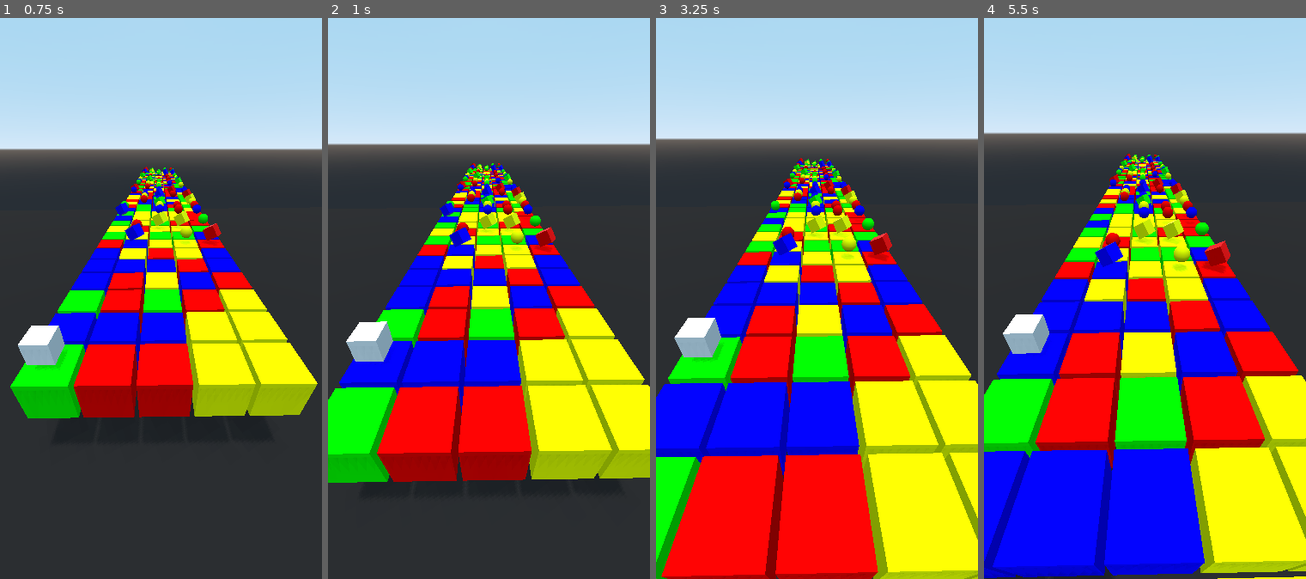
Above: before the commit, frames 1-4 (left to right).
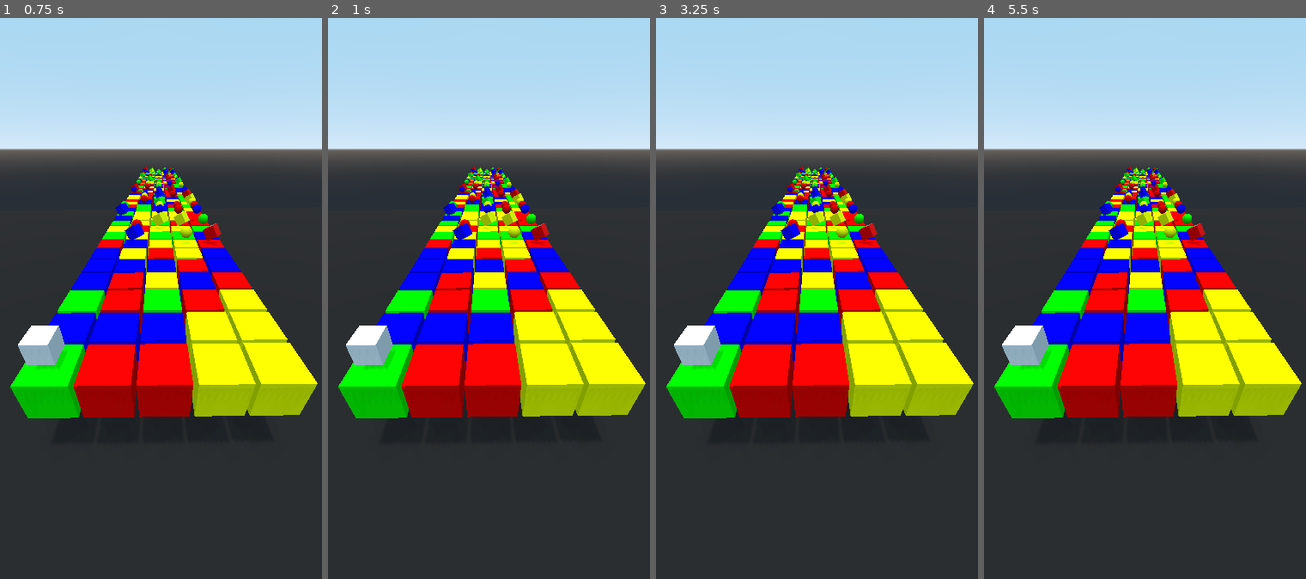
Above: after the commit, the same moments.

Repository: stevets/CSpike
Game: Godot game, scene res://Scenes/main.tscn
Two runs of this game, one before a commit and one after it. Both use one fixed random seed, a clock stepped at 60 frames per second and the inputs below.
Inputs (mouse positions are in pixels of both pictures, inside the frame that each line leads up to):
- Up to frame 1 (0.75 s): tap Enter at 0.5 s; move the mouse to (231, 264) at 0.52 s; hold Right (ui_right) from 0.53 s (still down); click (231, 264) at 0.67 s
- Up to frame 2 (1 s): keep holding Right (ui_right)
- Up to frame 3 (3.25 s): tap Space at 1.25, 2.75 s; move the mouse to (752, 320) at 1.27 s; release Right (ui_right) at 1.28 s; hold Down (ui_down) 1.28-2.03 s; tap Enter at 2 s; move the mouse to (849, 163) at 2.02 s; hold Right (ui_right) 2.03-2.78 s; move the mouse to (800, 405) at 2.77 s; hold Up (ui_up) from 2.78 s (still down); click (800, 405) at 2.92 s
- Up to frame 4 (5.5 s): tap Enter at 3.5 s; move the mouse to (1241, 377) at 3.52 s; release Up (ui_up) at 3.53 s; hold Left (ui_left) 3.53-5.03 s; tap Space at 4.25 s; move the mouse to (1048, 208) at 4.27 s; move the mouse to (1161, 292) at 5.02 s; hold Down (ui_down) from 5.03 s (still down); click (1161, 292) at 5.17 s

Frame 1 is identical in both runs. In frame 2, 32% of the frame differs, in the area x 0-100%, y 22-83%; in frame 3, 54%; in frame 4, 56%, in the area x 0-100%, y 20-100%.

Commit message:
swipeup
-added swipeup detection
-removed player to move and destroy rays by click
- separated them

Diff:
--- a/Scenes/main.tscn
+++ b/Scenes/main.tscn
@@ -100,7 +100,7 @@
 material/0 = null
 [connection signal="click" from="." to="Player" method="_on_Main_click"]
 [connection signal="swiped" from="." to="Player" method="_on_Main_swiped"]
+[connection signal="swipedup" from="." to="Player" method="_on_Main_swipedup"]
+[connection signal="destroy" from="Player" to="gem" method="_on_Player_destroy"]
+[connection signal="destroy" from="Player" to="pyramid" method="_on_Player_destroy"]
 [connection signal="destroy" from="Player" to="ball" method="_on_Player_destroy"]
-[connection signal="destroy" from="Player" to="pyramid" method="_on_Player_destroy"]
-[connection signal="destroy" from="Player" to="gem" method="_on_Player_destroy"]
-[connection signal="playermove" from="Player" to="." method="_on_Player_playermove"]
--- a/SciptsToMoveCharacter/ActualPlayer.gd
+++ b/SciptsToMoveCharacter/ActualPlayer.gd
@@ -1,7 +1,7 @@
 extends KinematicBody
 
 signal destroy(objID)
-signal playermove()
+
 var res = false
 
 var red = ColorN("red", 1)
@@ -33,6 +33,8 @@
 			#print("before right: ", playerpos)
 			ply.global_translate(Vector3(dx, 0, 0)) #move character to the right
 			#print("after right: ", ply.get_global_transform().origin.x)
+
+
 	#print(ply.get_global_transform().origin.x)
 	#print("x = ",originx," y = ", originy," z = ", originz)
 #	space_state = get_world().direct_space_state
@@ -74,12 +76,18 @@
 				print(result.collider)
 				var objID = result.collider
 				emit_signal("destroy", objID)
-				emit_signal("playermove")
-			elif abs(ply.get_global_transform().origin.z-result.position.z) > 2:
-				emit_signal("playermove")
+
+#			elif abs(ply.get_global_transform().origin.z-result.position.z) > 2:
+#				emit_signal("playermove")
 
 
 		res = false
 
 func _on_Main_click():
 	res = true
+
+
+func _on_Main_swipedup():
+	var ply = get_tree().get_root().get_node("Main/player1")
+	var playerpos = ply.get_global_transform().origin.x
+	ply.global_translate(Vector3(0,0,-1.1))
--- a/Scripts/Main.gd
+++ b/Scripts/Main.gd
@@ -3,6 +3,7 @@
 signal swiped(direction)
 #signal swipe_canceled(start_position)
 signal click()
+signal swipedup()
 
 onready var cubeinst = preload("res://Scenes/cube.tscn")
 onready var ballinst = preload("res://Scenes/ball.tscn")
@@ -96,8 +97,23 @@
 	timer.stop()
 	var direction = (position - swipe_start_position)
 	var swipedetection = 60
-	if direction.x >= swipedetection or direction.x <= -swipedetection:
-		emit_signal('swiped', Vector2(-sign(direction.x), 0.0))
+	var hangle = 15
+	var vangle = 75
+	if direction.length() >= 60:
+		var swipeangle = direction.angle_to(Vector2(1, 0))*180/3.14
+		print(swipeangle)
+		if swipeangle <= hangle or swipeangle >= 180 - hangle:
+			if direction.x >= swipedetection or direction.x <= -swipedetection:
+				emit_signal('swiped', Vector2(-sign(direction.x), 0.0))
+		elif swipeangle >= vangle or swipeangle <= 180 - vangle:
+			emit_signal('swipedup')
+		else:
+			print('swipe again')
+#		print(direction)
+#		print('lengthofvector', direction.length())
+#		print(direction.angle_to(Vector2(1, 0))*180/3.14)
+#	if direction.x >= swipedetection or direction.x <= -swipedetection:
+#		emit_signal('swiped', Vector2(-sign(direction.x), 0.0))
 	else:
 		emit_signal('click')
 		print("click")
